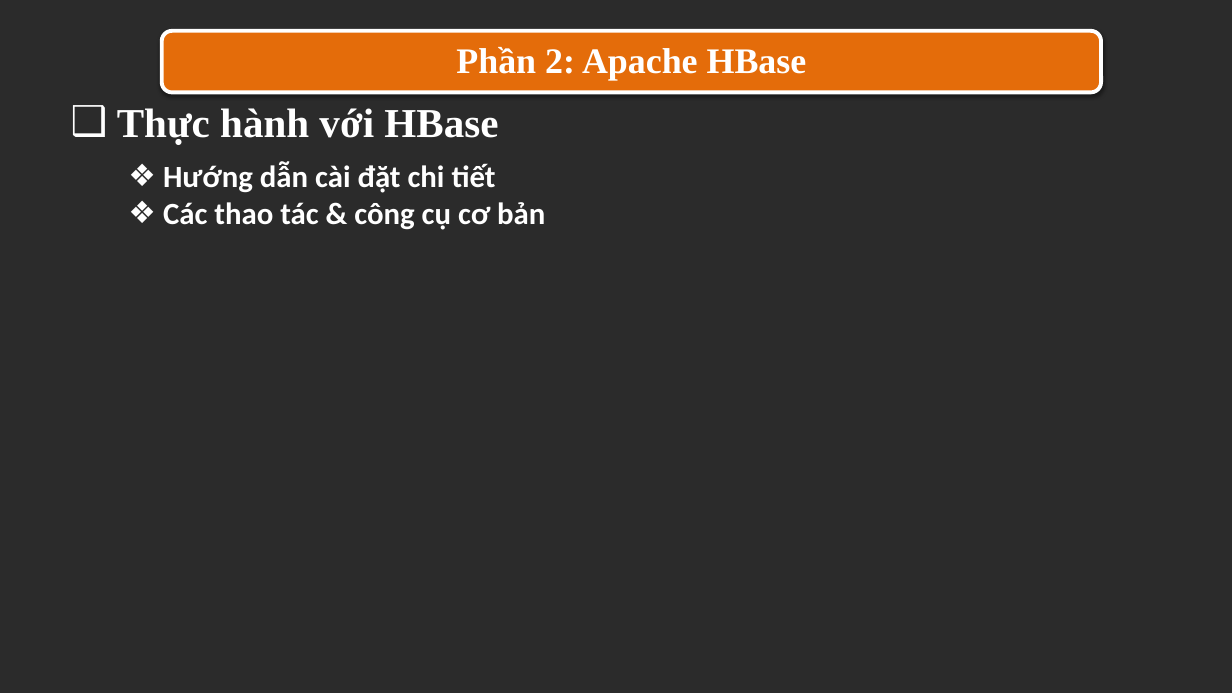
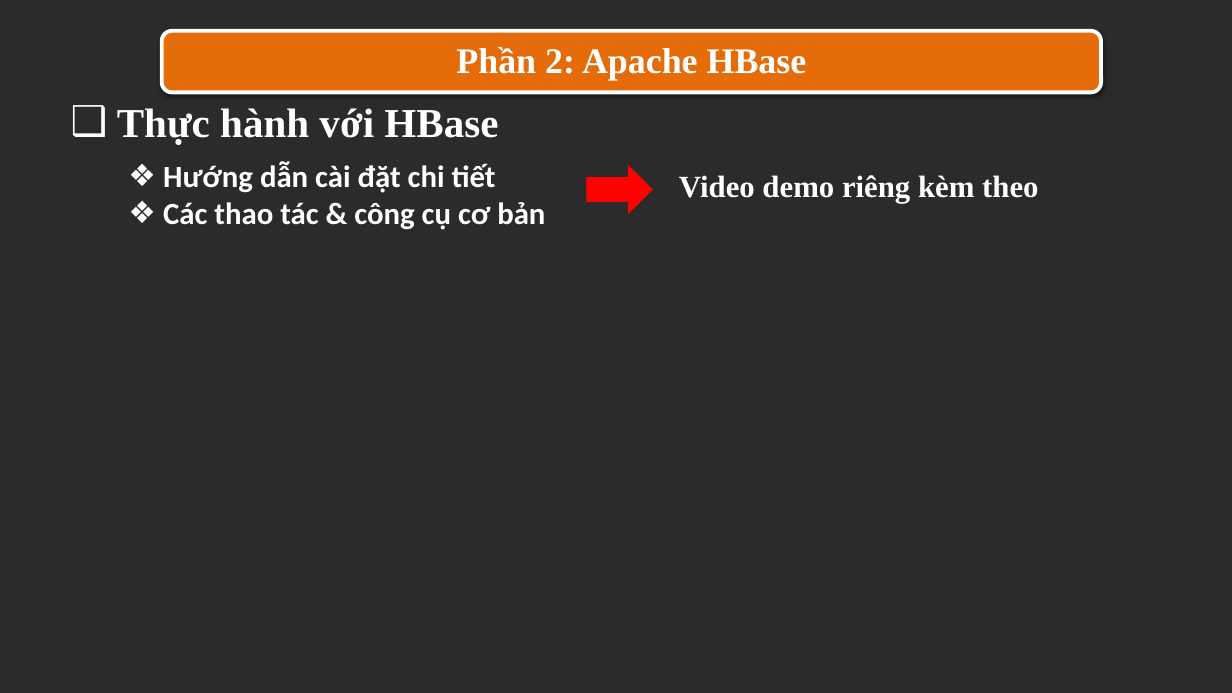
Before and after one commit to trandinhlam/document, a slide deck: slide 14 of HBaseProject/seminar_slide.pptx (slide 18 before the commit). Drawn at 1232x693 pixels with LibreOffice and Linux fonts; fonts in the diff are those of the drawing; background and template pictures are left out; a plain dark background stands for a picture behind light text. Boxes give left, top, right and bottom in pixels: in the first picture for what was removed or moved away, otherwise in the second. Text is boxed around its words. In the diff, an @@ line names an element or a change of style, - is before the commit and + after.

```diff
--- a/HBaseProject/seminar_slide.pptx
+++ b/HBaseProject/seminar_slide.pptx
@@ right arrow added at (x1=587, y1=165, x2=653, y2=214), fill #FF0000 @@
@@ text added at (x1=679, y1=175, x2=1038, y2=203), 24 pt, text #FFFFFF, bold @@
+Video demo riêng kèm theo
```
Also in this commit, not shown: 9 other slides changed, 1 slide added, 2 slides removed, 1 other file.
